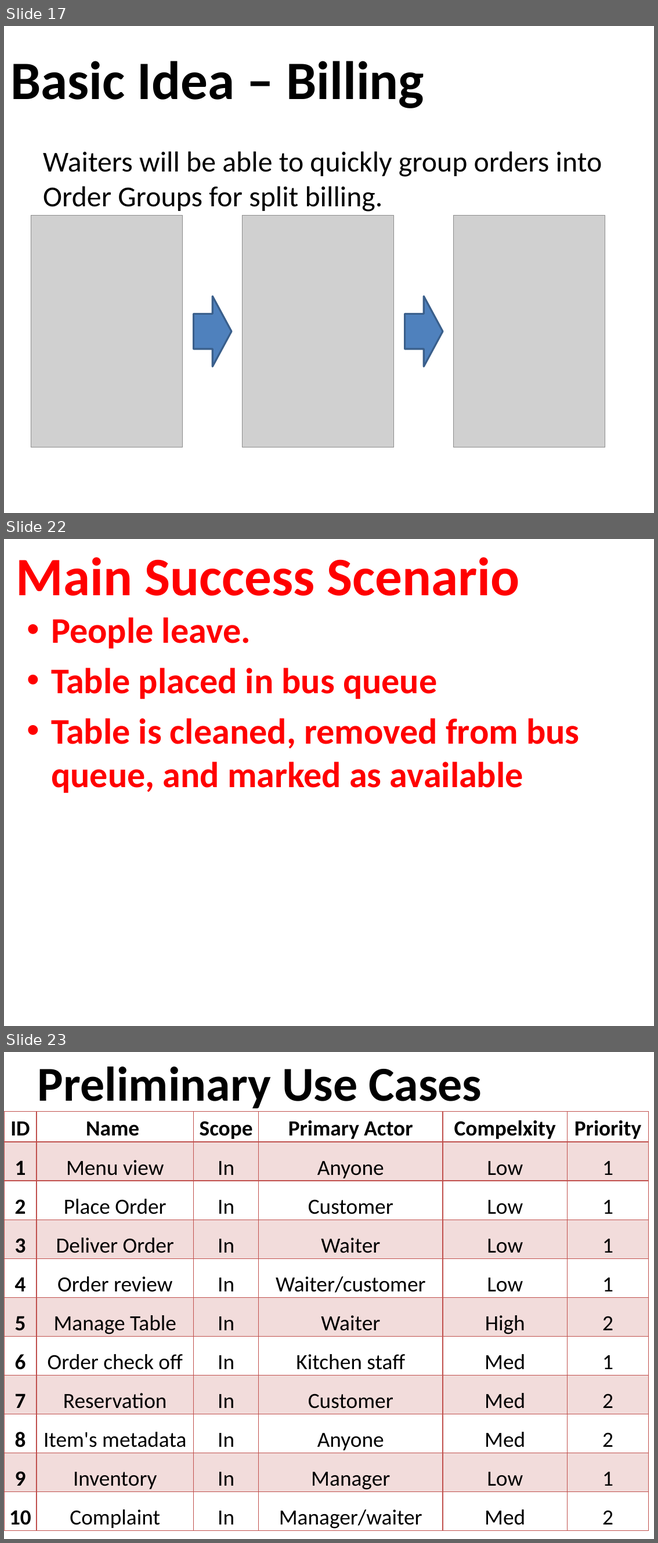
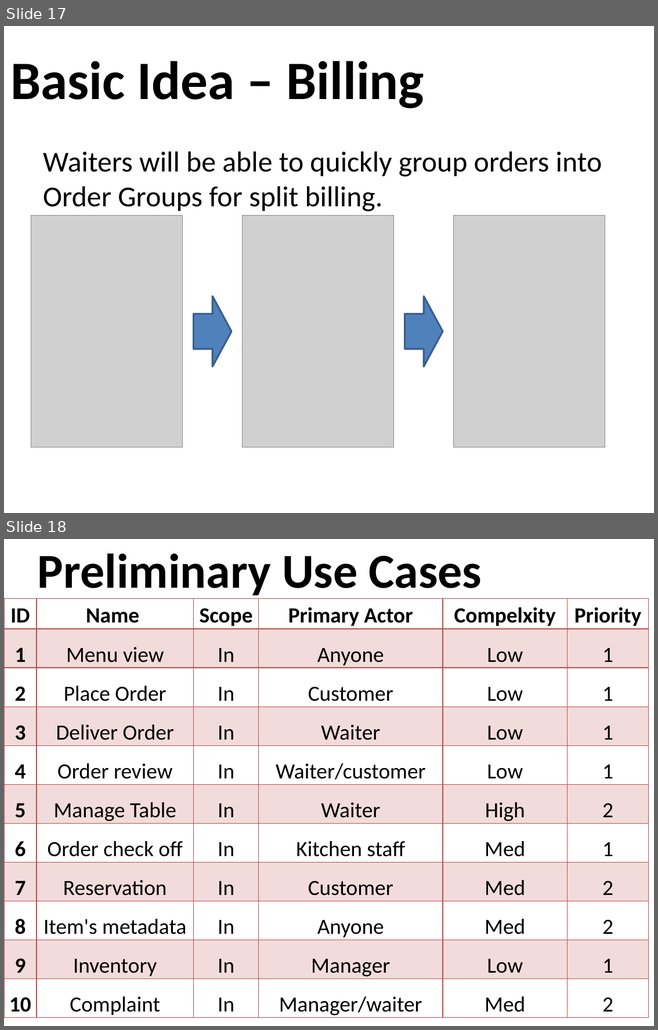
Before and after one commit to osmihi/Capstone, a slide deck: Project Documents/Group3_Presentation1_Capstone.pptx. Shown one above the other, each under a label of ours: slides 17, 22 and 23 before the commit, slides 17 and 18 after it; the slides between them are not shown. The pictures are 658x1543 and 658x1030 pixels, drawn with LibreOffice and Linux fonts; fonts in the diff are those of the drawing; grey boxes stand for pictures; background and template pictures are left out. Boxes give left, top, right and bottom in pixels: in the first picture for what was removed or moved away, otherwise in the second. Text is boxed around its words. In the diff, an @@ line names an element or a change of style, - is before the commit and + after.

Commit message:
Removed Main Success Scenario Slides
These were replaced by the Basic Idea Slides

```diff
--- a/Project Documents/Group3_Presentation1_Capstone.pptx
+++ b/Project Documents/Group3_Presentation1_Capstone.pptx
@@ slide 22 removed at (4,539,654,1026), background picture (left out) @@
@@ title removed at (16,557,520,596) @@
-Main Success Scenario
@@ text removed at (51,617,579,793) @@
-• People leave.
-• Table placed in bus queue
-• Table is cleaned, removed from bus queue, and marked as available
@@ what was slide 23 is now slide 18 @@
```
Also in this commit, not shown: 4 other slides removed.
